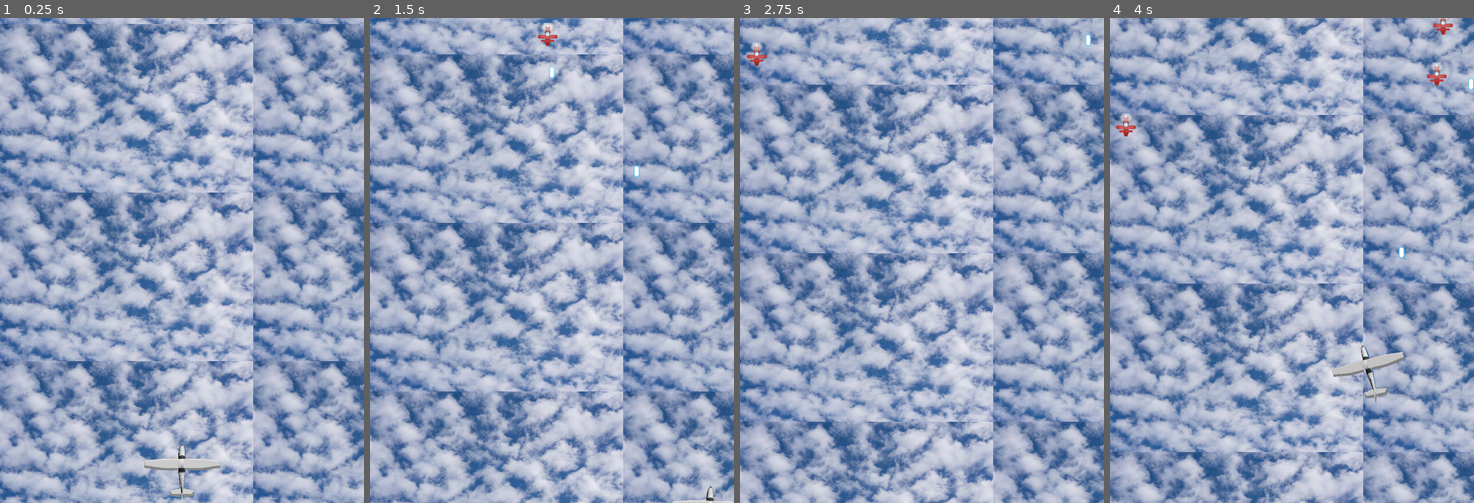
Above: before the commit, frames 1-4 (left to right).
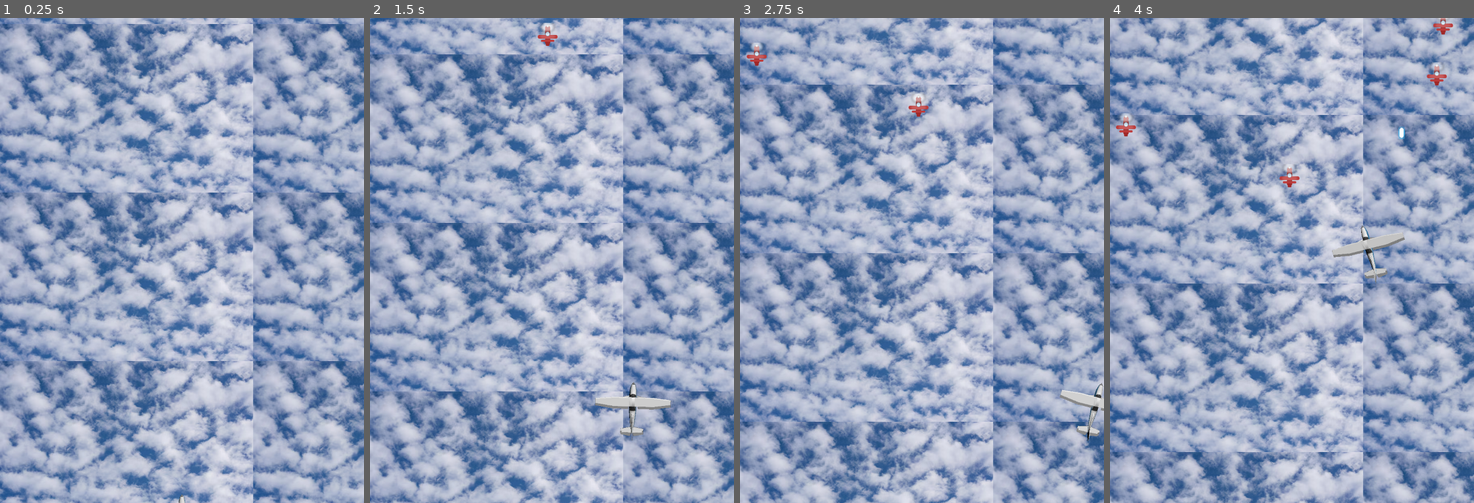
Above: after the commit, the same moments.

Repository: Uapaydin/2d-shooting-planes
Game: Godot game, scene res://Main.tscn
Same seed, same stepped clock (60 frames per second), same inputs: the game is played once before the commit and once after it.
Inputs:
- Up to frame 1 (0.25 s): no input
- Up to frame 2 (1.5 s): tap Enter (ui_accept) at 0.5, 0.77 s; hold Right (ui_right) 0.53-1.28 s; hold Down (ui_down) from 1.28 s (still down)
- Up to frame 3 (2.75 s): tap Enter (ui_accept) at 1.52 s; release Down (ui_down) at 2.03 s; hold Right (ui_right) from 2.03 s (still down)
- Up to frame 4 (4 s): release Right (ui_right) at 2.78 s; hold Up (ui_up) 2.78-3.53 s; tap Enter (ui_accept) at 3.02, 3.77 s; hold Left (ui_left) from 3.53 s (still down)

The runs differ from the first frame. In frame 1, 0.6% of the frame differs, in the area x 39-61%, y 87-100%; in frame 2, 0.8%; in frame 3, 0.6%; in frame 4, 1.4%, in the area x 46-100%, y 12-80%.

Commit message:
into fly implemented

Diff:
--- a/Player/player.gd
+++ b/Player/player.gd
@@ -10,7 +10,12 @@
 @export var max_yaw_deg: float = 8.0
 @export var yaw_lerp: float = 8.0
 
+# Shooting
 @export var fire_cooldown: float = 0.12
+
+# NEW: Intro + bounds
+@export var intro_time: float = 0.9           # seconds to fly in
+@export var bottom_margin: float = 320.0      # how far above bottom the player can go
 
 var view: Sprite2D
 var sv: SubViewport
@@ -18,15 +23,15 @@
 var ship_root: Node3D
 var cam3d: Camera3D
 
-var yaw_pivot: Node3D            # yaw on LOCAL Y
+var yaw_pivot: Node3D            # yaw (Y) + roll (Z) on same pivot
 
 var tilt_deg: float = 0.0        # current roll
 var yaw_deg: float = 0.0         # current yaw
 
 var _can_fire: bool = true
 var _bullet: PackedScene = preload("res://scenes/bullet/Bullet.tscn")
-var dead: bool = false
-signal died
+
+var _control_enabled: bool = false   # NEW: lock input during intro
 
 func _ready() -> void:
 	# 2D view
@@ -60,25 +65,37 @@
 	ship_root = get_node_or_null("SubViewport/Player3D/ShipRoot") as Node3D
 	cam3d = get_node_or_null("SubViewport/Player3D/Camera3D") as Camera3D
 
-	# Ensure YawPivot under ShipRoot, and Plane under YawPivot
+	# Ensure YawPivot under ShipRoot
 	if ship_root != null:
 		yaw_pivot = ship_root.get_node_or_null("YawPivot") as Node3D
-
 
 	# bind SubViewport texture
 	view.texture = sv.get_texture()
 	await get_tree().process_frame
 	view.texture = sv.get_texture()
 
-	# start position
+	add_to_group("player")
+
+	# --- Intro fly-in from below screen, then enable controls
 	var vp: Vector2 = get_viewport().get_visible_rect().size
-	global_position = Vector2(vp.x * 0.5, vp.y * 0.86)
+	var target_pos: Vector2 = Vector2(vp.x * 0.5, vp.y - bottom_margin)  # resting spot
 
-	add_to_group("player")
-	if has_node("Hitbox"):
-		$Hitbox.add_to_group("player_hitbox")
+	_control_enabled = false
+	global_position = Vector2(target_pos.x, vp.y + 140.0)  # start off-screen below
+	await get_tree().process_frame
+
+	var tw: Tween = create_tween()
+	tw.set_trans(Tween.TRANS_SINE).set_ease(Tween.EASE_OUT)
+	tw.tween_property(self, "global_position", target_pos, intro_time)
+	await tw.finished
+
+	_control_enabled = true
 
 func _physics_process(delta: float) -> void:
+	# During intro: let the tween drive position (no input, no clamp).
+	if not _control_enabled:
+		return
+
 	# Input & movement
 	var dir: Vector2 = Vector2.ZERO
 	if Input.is_action_pressed("ui_right"): dir.x += 1.0
@@ -91,29 +108,29 @@
 	velocity = dir * speed
 	move_and_slide()
 
+	# Screen bounds (bottom limited above by bottom_margin)
 	var vp: Vector2 = get_viewport().get_visible_rect().size
-	global_position.x = clampf(global_position.x, 24.0, vp.x - 24.0)
-	global_position.y = clampf(global_position.y, 24.0, vp.y - 24.0)
+	var left   := 24.0
+	var right  := vp.x - 24.0
+	var top    := 24.0
+	var bottom := vp.y - bottom_margin
+	global_position.x = clampf(global_position.x, left, right)
+	global_position.y = clampf(global_position.y, top, bottom)
 
-	# Targets:
-	# Roll from horizontal input
+	# Targets from horizontal input
 	var target_roll: float = clampf(dir.x * max_tilt_deg, -max_tilt_deg, max_tilt_deg)
-	# Yaw from horizontal input (smaller magnitude than roll for arcade feel)
-	var target_yaw: float = clampf(dir.x * max_yaw_deg, -max_yaw_deg, max_yaw_deg)
-	# (Optional) add a tiny vertical influence to yaw:
-	# target_yaw += dir.y * (max_yaw_deg * 0.25)
+	var target_yaw:  float = clampf(dir.x * max_yaw_deg,  -max_yaw_deg,  max_yaw_deg)
 
 	# Smooth
 	var roll_alpha: float = clampf(1.0 - exp(-tilt_lerp * delta), 0.0, 1.0)
-	var yaw_alpha: float = clampf(1.0 - exp(-yaw_lerp * delta), 0.0, 1.0)
+	var yaw_alpha:  float = clampf(1.0 - exp(-yaw_lerp  * delta), 0.0, 1.0)
 	tilt_deg = lerpf(tilt_deg, target_roll, roll_alpha)
-	yaw_deg = lerpf(yaw_deg, target_yaw, yaw_alpha)
+	yaw_deg  = lerpf(yaw_deg,  target_yaw,  yaw_alpha)
 
-	# Yaw on the pivot (LOCAL Y)
+	# Apply yaw (Y) + roll (Z) on the pivot
 	if yaw_pivot != null:
-		# flip sign if yaw feels backward
-		yaw_pivot.rotation_degrees.y = yaw_deg
-		yaw_pivot.rotation_degrees.z = -tilt_deg
+		yaw_pivot.rotation_degrees.y = yaw_deg   # flip sign if needed
+		yaw_pivot.rotation_degrees.z = -tilt_deg  # flip sign if needed
 
 	# Shooting
 	if Input.is_action_pressed("ui_accept"):
@@ -140,41 +157,3 @@
 
 	await get_tree().create_timer(fire_cooldown).timeout
 	_can_fire = true
-
-func _spawn_bullet(pos: Vector2, dir: Vector2) -> void:
-	var b: Area2D = _bullet.instantiate()
-	b.global_position = pos
-	if b.has_method("set_direction"):
-		b.call("set_direction", dir.normalized())
-	get_tree().current_scene.add_child(b)
-
-func _rotate2d(v: Vector2, ang: float) -> Vector2:
-	var c := cos(ang); var s := sin(ang)
-	return Vector2(v.x * c - v.y * s, v.x * s + v.y * c)
-
-# Finds the first Node3D under 'root' that has a MeshInstance3D descendant.
-func _find_plane_root(root: Node) -> Node3D:
-	for c in root.get_children():
-		if c == yaw_pivot:
-			continue
-		if c is Node3D:
-			if _has_mesh_descendant(c):
-				return c
-			var nested := _find_plane_root(c)
-			if nested != null:
-				return nested
-	return null
-
-func _has_mesh_descendant(n: Node) -> bool:
-	for c in n.get_children():
-		if c is MeshInstance3D:
-			return true
-		if _has_mesh_descendant(c):
-			return true
-	return false
-
-func die() -> void:
-	if dead: return
-	dead = true
-	emit_signal("died")
-	queue_free()
